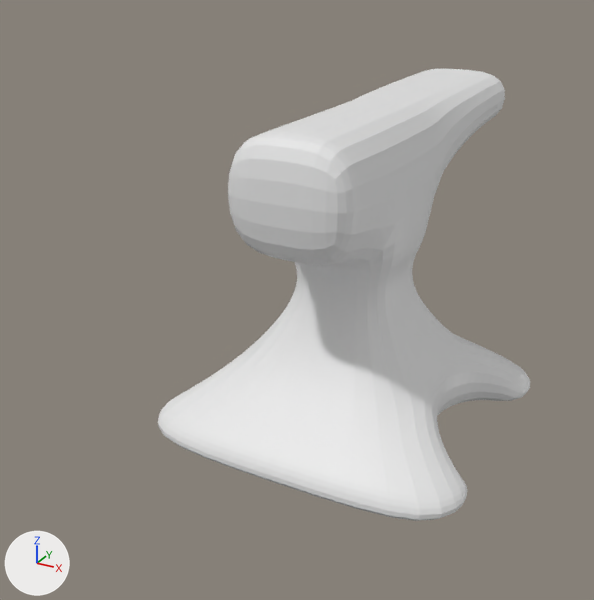
The Blender file blend/anvil.blend, before and after one commit.
Rendered twice from a 50 mm camera at (2.41, -5.3, 3.53) aimed at (-0.19, -0.57, 1.17). Arrows for +X, +Y and +Z are at lower left; the lights stay in place.

The older version as bpy lines, for what is in view:
```python
me_plane = bpy.data.meshes.new('Plane')
me_plane.from_pydata(...)  # 182 vertices, 140 faces; spans x 0.0..1.27, y -1.27..2.21, z 0.0..2.45
ob_plane = bpy.data.objects.new('Plane', me_plane)
ob_plane.location = (0.0, 0.0, 0.0)
_m = ob_plane.modifiers.new('Mirror', 'MIRROR')
_m = ob_plane.modifiers.new('Subdivision', 'SUBSURF')
_m.levels = 2
```
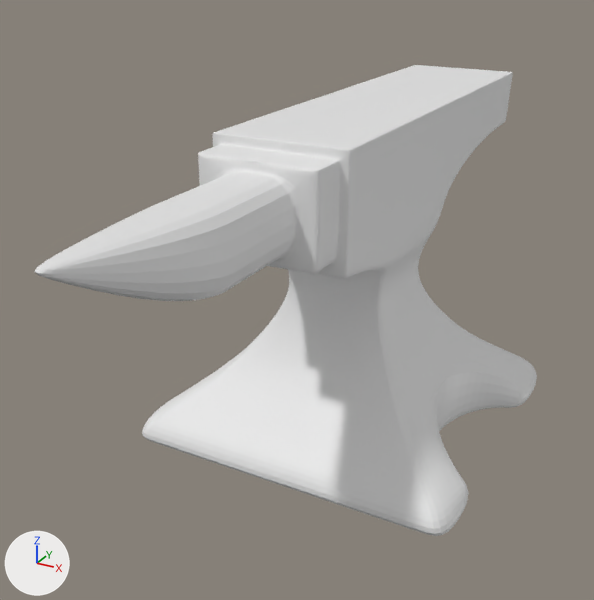
What differs and where, as boxes (x1, y1, x2, y2) in the pictures (594 x 600 px):
```json
{"object": "Plane", "change": "reshaped", "before": [158, 69, 530, 521], "after": [34, 65, 537, 536], "on screen": "35% wider"}
{"part": 1, "of": "me_plane", "change": "added", "after": [34, 65, 536, 536]}
```

The change, as JSON lines over the scene's bpy script:
```json
{"block": "me_plane", "where": "# used by ob_plane; location = (0.0, 0.0, 0.0)"}
{"op": "remove", "block": "me_plane", "code": "me_plane.from_pydata(...)  # 182 vertices, 140 faces; spans x 0.0..1.27, y -1.27..2.21, z 0.0..2.45"}
{"op": "add", "block": "me_plane", "code": "me_plane.from_pydata(...)  # 540 vertices, 489 faces; spans x 0.0..1.27, y -3.12..2.21, z 0.0..2.45"}
{"block": "me_plane", "change": "me_plane part 1: 358 vertices added at x 0.0..1.1, y -3.12..2.21, z 0.0..2.45"}
```
